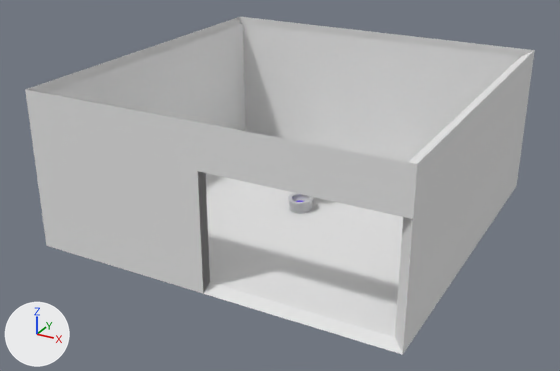
Two versions of the Blender file Prototypes/Klo/klo.blend, one commit apart.
Both versions are drawn from a 50 mm camera at (25.8, -50.3, 27.2) aimed at (-0.8, -1.9, 3.0). The lights are fixed; the arrows at lower left show +X, +Y and +Z.
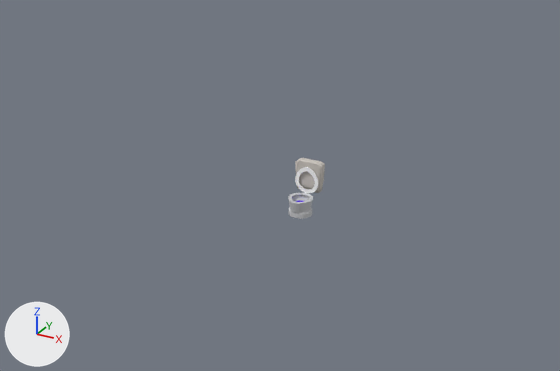
Pixel boxes (x1, y1, x2, y2) of what changed, in the pictures (560 x 371 px):
'Plane', deleted
    before: (25, 17, 535, 355)
'Klo', unchanged, uncovered by the edit
    before: (288, 193, 313, 214)
    after: (288, 158, 325, 219)

Patch to the scene script:
```diff
--- a/Prototypes/Klo/klo.blend.py
+++ b/Prototypes/Klo/klo.blend.py
@@ ob_plane @@
-ob_plane = bpy.data.objects.new('Plane', me_plane)
-ob_plane.location = (0.0, 0.0, 0.0)
-ob_plane.scale = (14.0, 14.0, 14.0)
```
